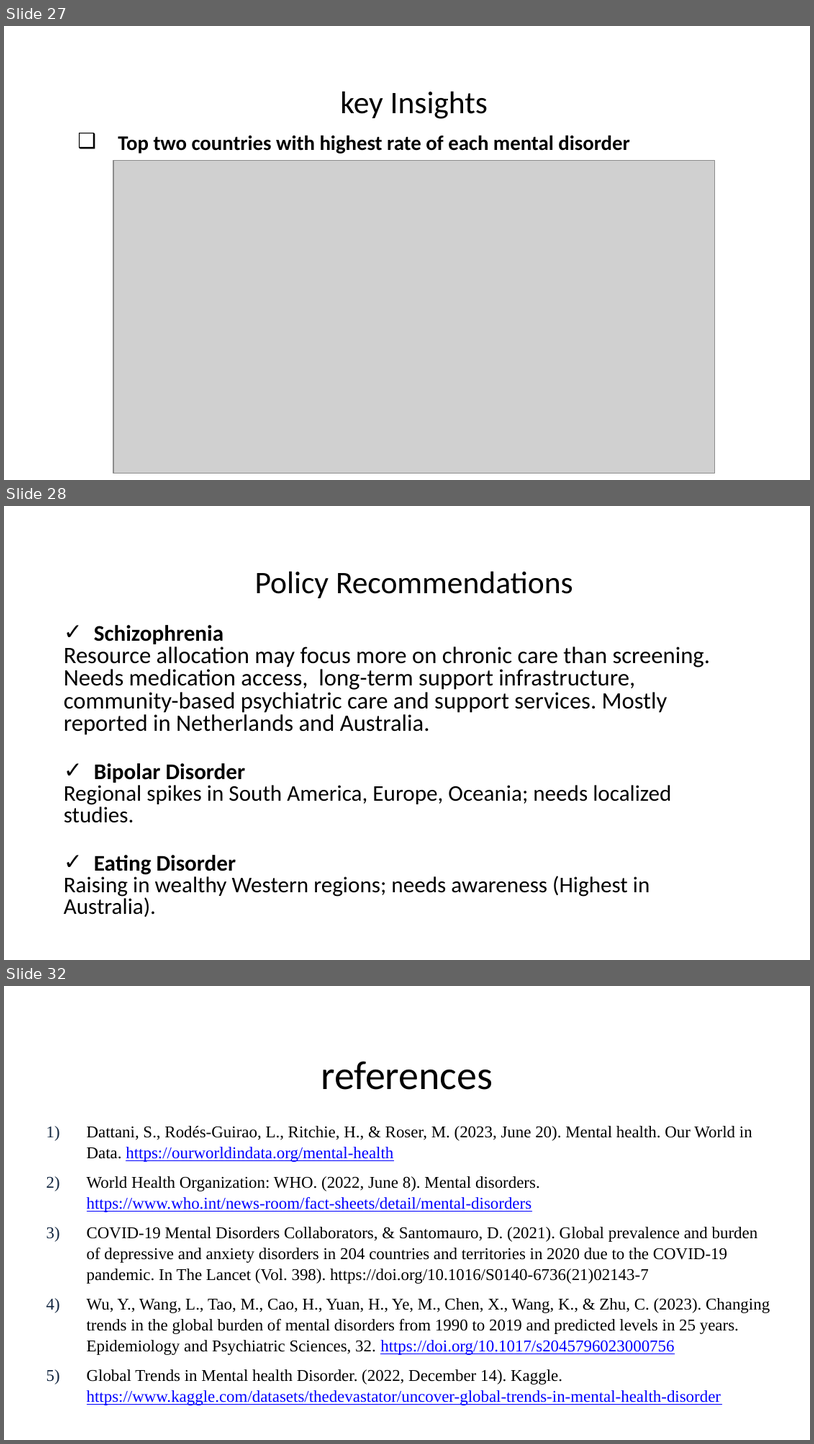
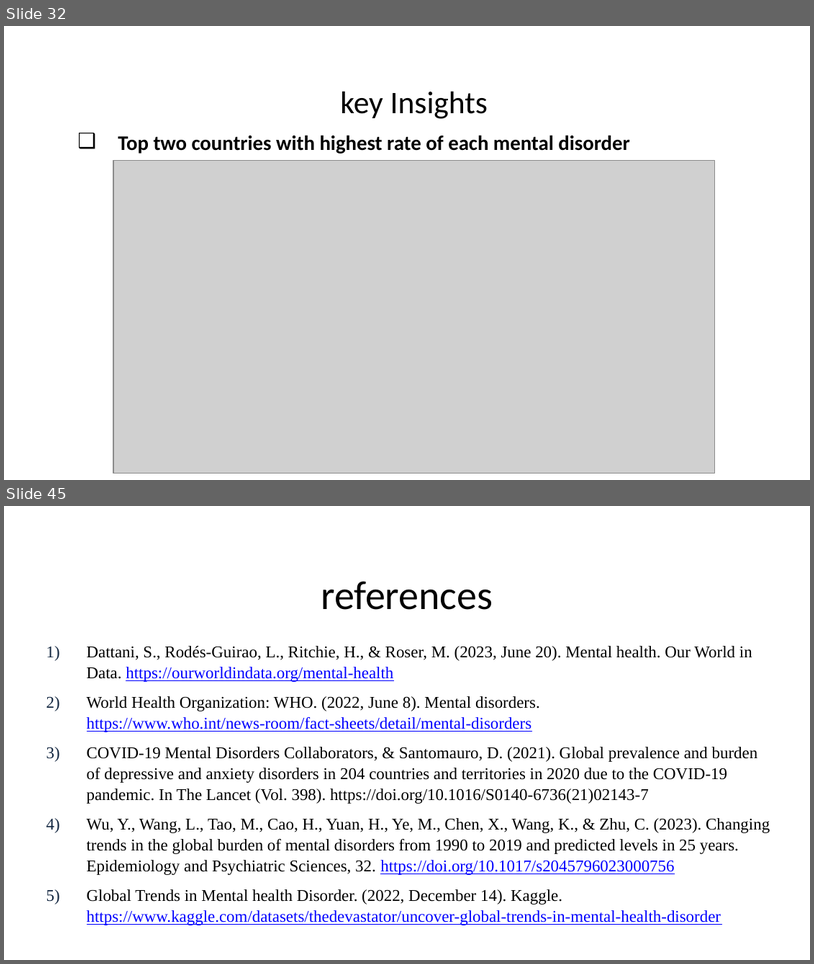
Before and after one commit to Sridhar-MSinDS/Health-Information-Technology-750, a slide deck: FinalPresentation_Team3_HIT750.pptx. Shown one above the other, each under a label of ours: slides 27, 28 and 32 before the commit, slides 32 and 45 after it; the slides between them are not shown. The pictures are 814x1444 and 814x964 pixels, drawn with LibreOffice and Linux fonts; fonts in the diff are those of the drawing; grey boxes stand for pictures; background and template pictures are left out. Boxes give left, top, right and bottom in pixels: in the first picture for what was removed or moved away, otherwise in the second. Text is boxed around its words. In the diff, an @@ line names an element or a change of style, - is before the commit and + after.

```diff
--- a/FinalPresentation_Team3_HIT750.pptx
+++ b/FinalPresentation_Team3_HIT750.pptx
@@ slide 28 removed at bbox=[4, 506, 810, 960], background #FFFFFF @@
@@ text removed at bbox=[255, 571, 574, 598] @@
-Policy Recommendations
@@ text removed at bbox=[64, 625, 710, 916] @@
-✓ Schizophrenia
-Resource allocation may focus more on chronic care than screening. Needs medication access, long-term support infrastructure, community-based psychiatric care and support services. Mostly reported in Netherlands and Australia.
-✓ Bipolar Disorder
-Regional spikes in South America, Europe, Oceania; needs localized studies.
-✓ Eating Disorder
-Raising in wealthy Western regions; needs awareness (Highest in Australia).
@@ what was slide 27 is now slide 32 @@
@@ what was slide 32 is now slide 45 @@
```
Also in this commit, not shown: 3 slides changed, 18 slides added, 4 other slides removed.
